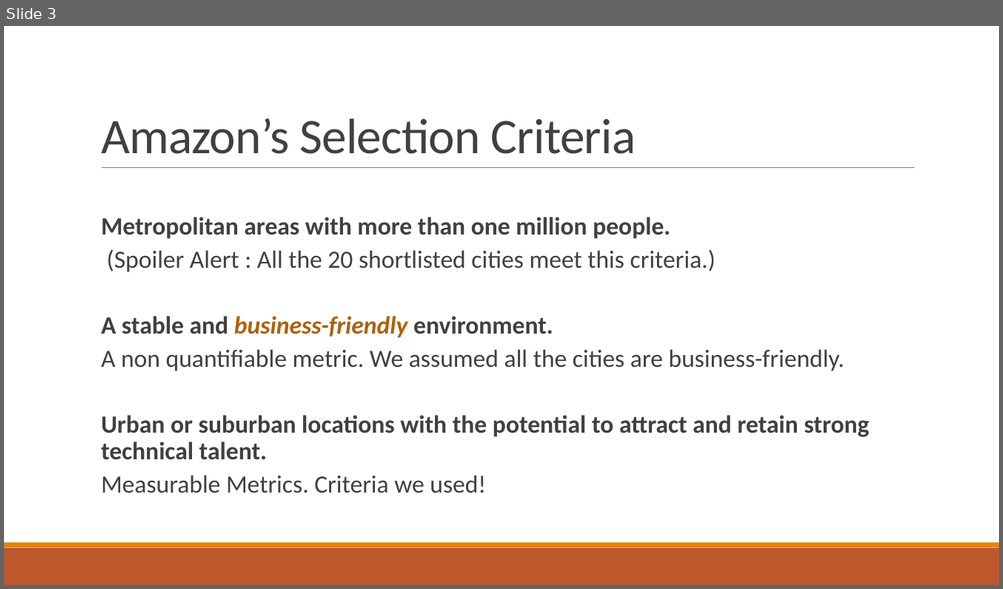
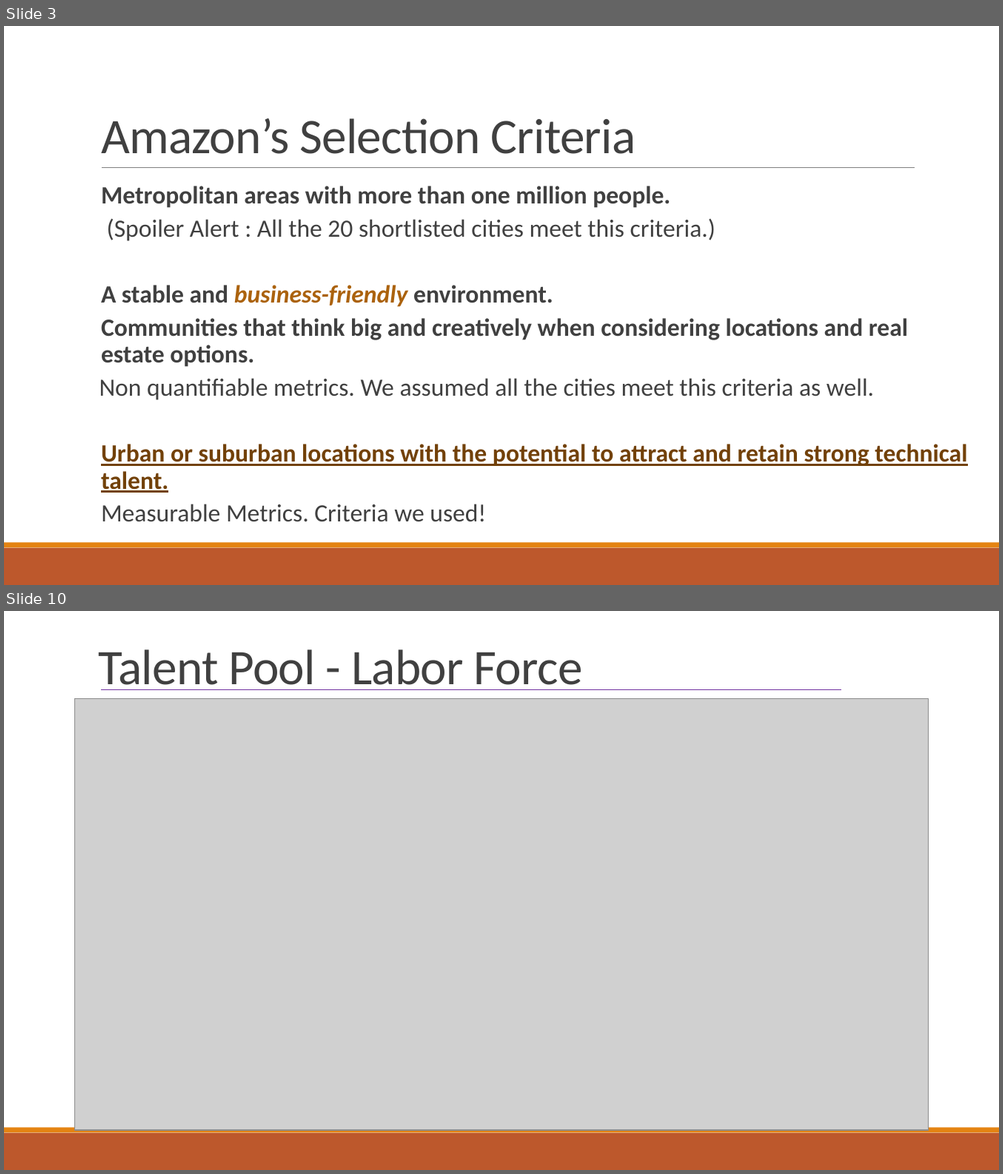
Before and after one commit to indranik/BC_Project1, a slide deck: Project1_Presentation.pptx. Shown one above the other, each under a label of ours: slide 3 before the commit, slides 3 and 10 after it; the slides between them are not shown. The pictures are 1003x589 and 1003x1174 pixels, drawn with LibreOffice and Linux fonts; fonts in the diff are those of the drawing; grey boxes stand for pictures. Boxes give left, top, right and bottom in pixels: in the first picture for what was removed or moved away, otherwise in the second. Text is boxed around its words. In the diff, an @@ line names an element or a change of style, - is before the commit and + after.

```diff
--- a/Project1_Presentation.pptx
+++ b/Project1_Presentation.pptx
@@ slide 10 added at box(4, 611, 999, 1170), background #FFFFFF; not listed: 2 template elements that a slide beside it also shows @@
@@ title added at box(99, 649, 583, 690), 48 pt, text #404040 @@
+Talent Pool - Labor Force
@@ picture added at box(75, 699, 928, 1131) @@
@@ line added from (101, 689) to (841, 689), #7030A0 1 pt @@
@@ slide 3 changed as well @@
@@ text "Metropolitan areas with more than ...": place and size @@
-text "Metropolitan areas with more than ..." at box(101, 217, 869, 494)
+text "Metropolitan areas with more than ..." at box(99, 186, 967, 523)
@@ text at box(99, 318, 908, 400): text changed; bold on @@
-  A non quantifiable metric. We assumed all the cities are business-friendly.
+  Communities that think big and creatively when considering locations and real estate options.
+Non quantifiable metrics. We assumed all the cities meet this criteria as well.
@@ text at box(101, 444, 967, 493): text colour #404040 to #724209, underline on in "Urban or suburban locations with the potential ..." @@
```
Also in this commit, not shown: 2 other slides changed, 11 other slides added, 1 slide removed.
